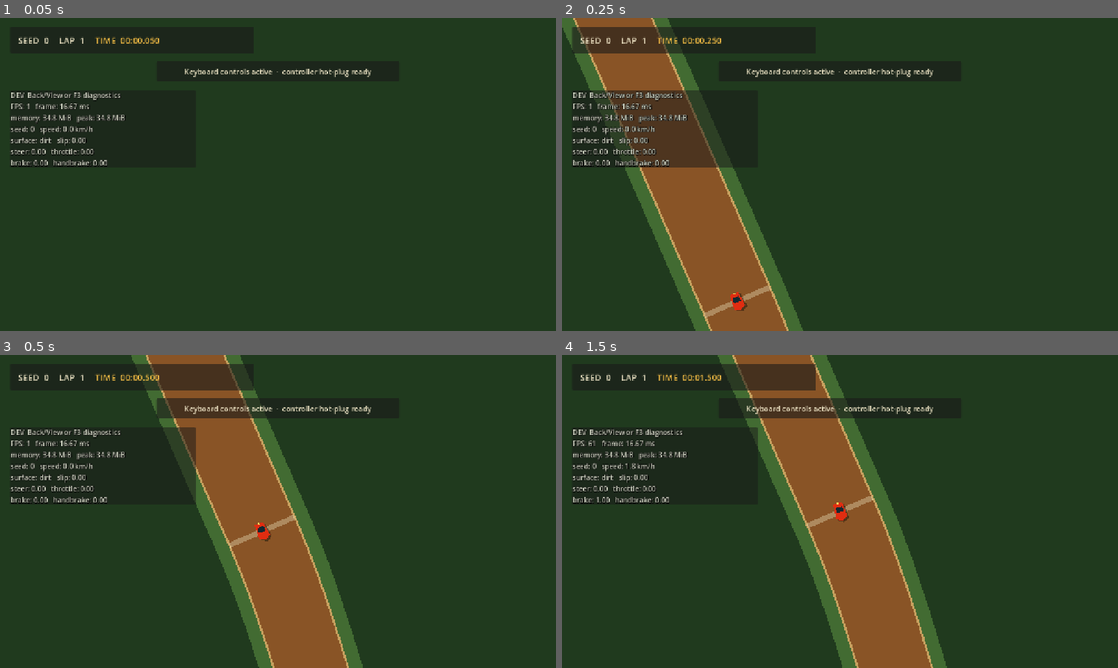
Above: before the commit, frames 1-4 (two rows, left to right).
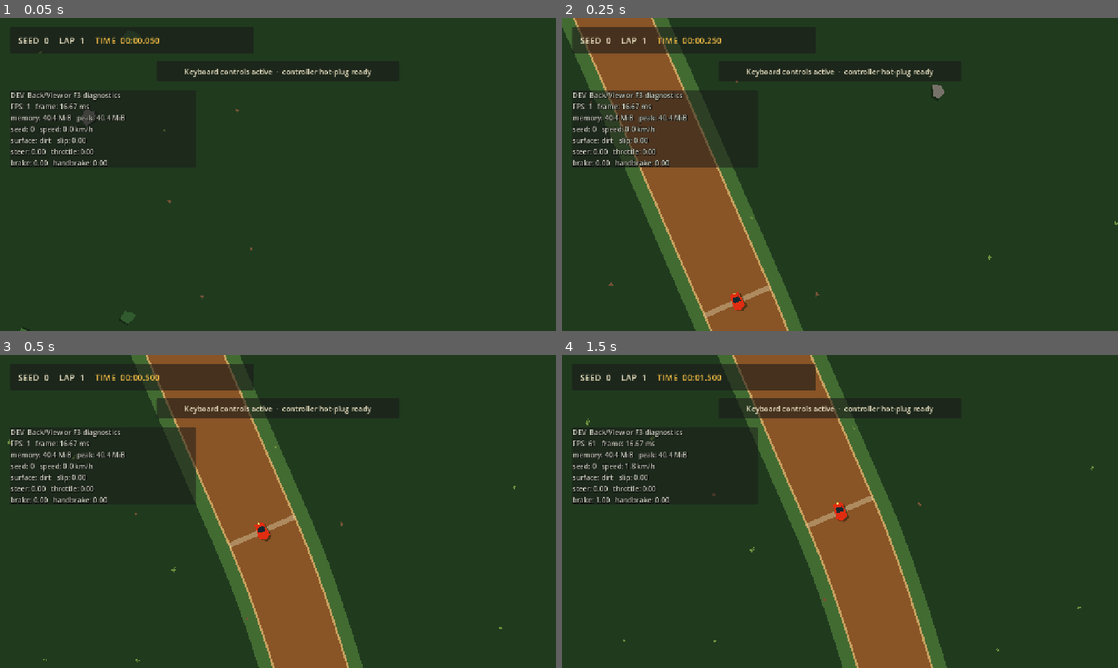
Above: after the commit, the same moments.

Repository: mule/poc-slicksnslide-fest
Game: Godot game, scene res://session/main.tscn
Same seed, same stepped clock (60 frames per second), same inputs: the game is played once before the commit and once after it.
Inputs:
- Up to frame 1 (0.05 s): no input
- Up to frame 2 (0.25 s): no input
- Up to frame 3 (0.5 s): no input
- Up to frame 4 (1.5 s): tap Enter (confirm) at 0.5 s; hold D (steer_right) 0.53-1.28 s; hold Enter (confirm) 0.53-1.28 s; hold S (brake_reverse) from 1.28 s (still down); tap W (throttle) at 1.35 s

The runs differ from the first frame. In frame 1, 0.2% of the frame differs, in the area x 3-46%, y 10-100%; in frame 2, 0.2%; in frame 3, 0.1%; in frame 4, 0.1%.

Commit message:
feat: integrate off-track objects into generated sessions

Diff:
--- a/session/main.gd
+++ b/session/main.gd
@@ -168,6 +168,7 @@
 		"best_lap_time": _trial.best_lap_time,
 		"paused": _trial.paused,
 		"geometry_fingerprint": _track_definition.geometry_fingerprint,
+		"offtrack_object_fingerprint": _track_definition.offtrack_object_fingerprint,
 	}
 
 
--- /dev/null
+++ b/tests/offtrack_object_runtime_test.gd
@@ -0,0 +1,147 @@
+extends SceneTree
+
+const MAIN_SCENE_PATH := "res://session/main.tscn"
+
+var _failures: Array[String] = []
+var _checks := 0
+
+
+func _initialize() -> void:
+	call_deferred("_run")
+
+
+func _run() -> void:
+	var main_scene := load(MAIN_SCENE_PATH) as PackedScene
+	_check(main_scene != null, "main session scene loads for off-track seed restart coverage")
+	_check(_verify_generated_runtime(), "generated off-track runtime verification completed")
+	if main_scene != null:
+		_check(await _verify_seed_restart(main_scene), "seed restart off-track runtime verification completed")
+	_finish()
+
+
+func _verify_generated_runtime() -> bool:
+	var generator := TrackGenerator.new()
+	var definition: TrackDefinition = generator.generate(0)
+	_check(not definition.offtrack_objects.is_empty(), "seed 0 carries generated off-track objects")
+	_check(definition.offtrack_object_fingerprint.length() == 64, "seed 0 carries an object fingerprint")
+	var repeated: TrackDefinition = generator.generate(0)
+	_check(repeated.geometry_fingerprint == definition.geometry_fingerprint, "off-track placement leaves the road fingerprint unchanged")
+	_check(repeated.offtrack_object_fingerprint == definition.offtrack_object_fingerprint, "same seed repeats the exact object fingerprint")
+	var runtime := TrackRuntime.new(definition)
+	root.add_child(runtime)
+	var objects := runtime.get_node_or_null("OfftrackObjects")
+	_check(objects != null, "track runtime mounts off-track objects")
+	if objects == null:
+		runtime.free()
+		return false
+	_check(objects.has_method("get_metrics"), "off-track runtime exposes runtime metrics")
+	if not objects.has_method("get_metrics"):
+		runtime.free()
+		return false
+	var metrics: Dictionary = objects.call("get_metrics")
+	_check(int(metrics.get("visuals", -1)) == definition.offtrack_objects.size(), "every placement is visualized")
+	_check(int(metrics.get("colliders", -1)) == _solid_count(definition.offtrack_objects), "every solid placement has one collider")
+	var catalog := load("res://data/default_offtrack_object_catalog.tres") as OfftrackObjectCatalog
+	_check(catalog != null, "default catalog loads for runtime transform verification")
+	if catalog != null:
+		_check(_verify_solid_transforms(objects, definition.offtrack_objects, catalog), "solid visual/collider transform verification completed")
+	runtime.free()
+	return true
+
+
+func _verify_seed_restart(main_scene: PackedScene) -> bool:
+	var session := main_scene.instantiate() as MainSession
+	_check(session != null, "main scene instantiates a main session")
+	if session == null:
+		return false
+	root.add_child(session)
+	await process_frame
+	var first_runtime := session.get_node_or_null("World/TrackMount/GeneratedTrack") as TrackRuntime
+	_check(first_runtime != null, "session mounts the initial generated track runtime")
+	var first_snapshot: Dictionary = session.get_session_snapshot()
+	var first_fingerprint: String = str(first_snapshot.get("offtrack_object_fingerprint", ""))
+	_check(first_fingerprint.length() == 64, "session snapshot exposes the initial object fingerprint")
+	session.restart_with_seed(0)
+	var repeated_fingerprint: String = str(session.get_session_snapshot().get("offtrack_object_fingerprint", ""))
+	_check(repeated_fingerprint == first_fingerprint, "same-seed session restart repeats the object fingerprint")
+	session.restart_with_seed(1)
+	var second_runtime := session.get_node_or_null("World/TrackMount/GeneratedTrack") as TrackRuntime
+	_check(second_runtime != null, "seed restart mounts a replacement generated track runtime")
+	var second_snapshot: Dictionary = session.get_session_snapshot()
+	var second_fingerprint: String = str(second_snapshot.get("offtrack_object_fingerprint", ""))
+	_check(not is_instance_valid(first_runtime), "seed restart frees the previous runtime immediately")
+	_check(second_runtime != first_runtime, "seed restart mounts a new runtime")
+	_check(second_fingerprint.length() == 64 and second_fingerprint != first_fingerprint, "different seeds produce different object fingerprints")
+	if second_runtime != null:
+		var objects := second_runtime.get_node_or_null("OfftrackObjects")
+		_check(objects != null, "replacement runtime mounts exactly one off-track coordinator")
+		if objects != null and objects.has_method("get_metrics"):
+			var metrics: Dictionary = objects.call("get_metrics")
+			_check(int(metrics.get("visuals", -1)) > 0, "replacement runtime has no stale empty visual batch")
+			_check(int(metrics.get("colliders", -1)) == _solid_count(second_runtime.definition.offtrack_objects), "replacement runtime has no stale collision bodies")
+	session.free()
+	return true
+
+
+func _solid_count(placements: Array[OfftrackObjectPlacement]) -> int:
+	var count := 0
+	for placement in placements:
+		if placement != null and placement.solid:
+			count += 1
+	return count
+
+
+func _verify_solid_transforms(objects: Node, placements: Array[OfftrackObjectPlacement], catalog: OfftrackObjectCatalog) -> bool:
+	var visuals := objects.get_node_or_null("Visuals/SolidObjects")
+	var collisions := objects.get_node_or_null("Collisions")
+	_check(visuals != null and collisions != null, "coordinator owns visual and collision consumers")
+	if visuals == null or collisions == null:
+		return false
+	for placement in placements:
+		if placement == null or not placement.solid:
+			continue
+		var stable_name := placement.stable_id.replace(":", "_")
+		var visual := visuals.get_node_or_null(stable_name) as Node2D
+		var collider := _find_collision_shape(collisions, stable_name)
+		var archetype := catalog.archetype_by_id(placement.archetype_id)
+		_check(visual != null, "%s solid visual is addressable by stable ID" % placement.stable_id)
+		_check(collider != null, "%s solid collider is addressable by stable ID" % placement.stable_id)
+		if visual == null or collider == null or archetype == null:
+			return false
+		_check(visual.position.is_equal_approx(placement.transform.origin), "%s visual position copies placement origin" % placement.stable_id)
+		_check(is_equal_approx(visual.rotation, placement.transform.get_rotation()), "%s visual rotation copies placement rotation" % placement.stable_id)
+		_check(collider.position.is_equal_approx(placement.transform.origin), "%s collider position copies placement origin" % placement.stable_id)
+		_check(is_equal_approx(collider.rotation, placement.transform.get_rotation()), "%s collider rotation copies placement rotation" % placement.stable_id)
+		var circle := collider.shape as CircleShape2D
+		_check(circle != null and is_equal_approx(circle.radius, archetype.collision_radius * placement.scale_factor), "%s collider radius follows catalog and scale" % placement.stable_id)
+	return true
+
+
+func _find_collision_shape(node: Node, stable_name: String) -> CollisionShape2D:
+	for child in node.get_children():
+		if child is CollisionShape2D and child.name == stable_name:
+			return child
+		var found := _find_collision_shape(child, stable_name)
+		if found != null:
+			return found
+	return null
+
+
+func _check(condition: bool, message: String) -> void:
+	_checks += 1
+	if condition:
+		print("PASS: %s" % message)
+	else:
+		_failures.append(message)
+		print("FAIL: %s" % message)
+
+
+func _finish() -> void:
+	if _failures.is_empty():
+		print("offtrack_runtime checks=%d" % _checks)
+		quit(0)
+		return
+	for failure in _failures:
+		push_error("Off-track runtime check failed: %s" % failure)
+	print("offtrack_runtime checks=%d failures=%d" % [_checks, _failures.size()])
+	quit(1)
--- a/tests/track_collision_physics_test.gd
+++ b/tests/track_collision_physics_test.gd
@@ -57,6 +57,7 @@
 		_check(_verify_bounds_body_exists(runtime, seed), "the bounds body exists verification ran to completion")
 		if _break_collision:
 			_remove_containment(runtime)
+		_check(_isolate_containment_probe(runtime), "the containment probe ignores independent off-track hazards")
 		_check(await _verify_probe_stays_inside(world, definition, seed), "the probe stays inside verification ran to completion")
 		world.queue_free()
 		await process_frame
@@ -83,6 +84,20 @@
 	for child in body.get_children():
 		body.remove_child(child)
 		child.queue_free()
+
+
+## Solid off-track hazards now share the world collision layer with the vehicle. This probe's
+## contract is narrower: it verifies the outer containment rectangle rather than hazard response,
+## which is covered by tests/offtrack_object_collision_test.gd. Disable those independent bodies
+## so an otherwise correct hazard cannot make the probe stop short of the play-area edge.
+func _isolate_containment_probe(runtime: Node) -> bool:
+	var collisions := runtime.get_node_or_null("OfftrackObjects/Collisions")
+	if collisions == null:
+		return true
+	for child in collisions.get_children():
+		if child is StaticBody2D:
+			child.collision_layer = 0
+	return true
 
 
 ## Drive a probe outward from the track towards each side of the play area and confirm it
--- a/track/track_generator.gd
+++ b/track/track_generator.gd
@@ -2,6 +2,7 @@
 extends RefCounted
 
 const TrackDefinitionScript := preload("res://track/track_definition.gd")
+const DEFAULT_OFFTRACK_CATALOG := preload("res://data/default_offtrack_object_catalog.tres")
 
 const DEFAULT_MAX_ATTEMPTS := 30
 const SAMPLE_SPACING := 25.0
@@ -44,14 +45,23 @@
 		if last_reason.is_empty():
 			candidate.diagnostic_reason = "accepted"
 			candidate.generation_usec = Time.get_ticks_usec() - started_usec
-			return candidate
+			return _attach_offtrack_objects(candidate)
 
 	var fallback = _build_definition(requested_seed, _sample_stadium(FALLBACK_HALF_STRAIGHT, FALLBACK_RADIUS), FALLBACK_WIDTH)
 	fallback.generation_attempts = maximum_attempts
 	fallback.used_fallback = true
 	fallback.diagnostic_reason = "retry_exhausted:%s; fallback=known_valid_stadium" % last_reason
 	fallback.generation_usec = Time.get_ticks_usec() - started_usec
-	return fallback
+	return _attach_offtrack_objects(fallback)
+
+
+func _attach_offtrack_objects(definition: TrackDefinition) -> TrackDefinition:
+	var result := OfftrackObjectPlacer.new().place(definition, DEFAULT_OFFTRACK_CATALOG)
+	definition.offtrack_objects = result.placements
+	definition.offtrack_object_fingerprint = result.fingerprint
+	definition.offtrack_object_generation_usec = result.generation_usec
+	definition.offtrack_object_diagnostics = result.diagnostics
+	return definition
 
 
 func _build_definition(requested_seed: int, centerline: PackedVector2Array, width: float):
--- a/track/track_runtime.gd
+++ b/track/track_runtime.gd
@@ -36,6 +36,11 @@
 	_build_boundary_line("RightEdge", definition.right_boundary)
 	_build_checkpoint_markers()
 	_build_collision()
+	var object_runtime := OfftrackObjectRuntime.new(
+		definition.offtrack_objects,
+		preload("res://data/default_offtrack_object_catalog.tres"),
+	)
+	add_child(object_runtime)
 
 
 func _build_line(line_name: String, width: float, color: Color, z_layer: int) -> void:
--- /dev/null
+++ b/world/offtrack/offtrack_object_runtime.gd
@@ -0,0 +1,28 @@
+class_name OfftrackObjectRuntime
+extends Node2D
+
+var _visuals: OfftrackObjectVisuals
+var _collisions: OfftrackObjectCollisions
+
+
+func _init(placements: Array[OfftrackObjectPlacement] = [], catalog: OfftrackObjectCatalog = null) -> void:
+	name = "OfftrackObjects"
+	_visuals = OfftrackObjectVisuals.new()
+	_visuals.name = "Visuals"
+	add_child(_visuals)
+	_collisions = OfftrackObjectCollisions.new()
+	_collisions.name = "Collisions"
+	add_child(_collisions)
+	if catalog != null:
+		_visuals.build(placements, catalog)
+		_collisions.build(placements, catalog)
+
+
+func get_metrics() -> Dictionary:
+	return {
+		"visuals": _visuals.visual_count(),
+		"decorative_batches": _visuals.decorative_batch_count(),
+		"solid_visuals": _visuals.solid_visual_count(),
+		"colliders": _collisions.collider_count(),
+		"collision_chunks": _collisions.chunk_body_count(),
+	}
Not shown, changed: README.md
